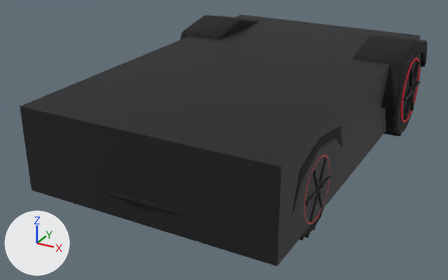
The glTF model assets/models/vehicles/CRX1_interceptor_stealth.glb, before and after one commit.
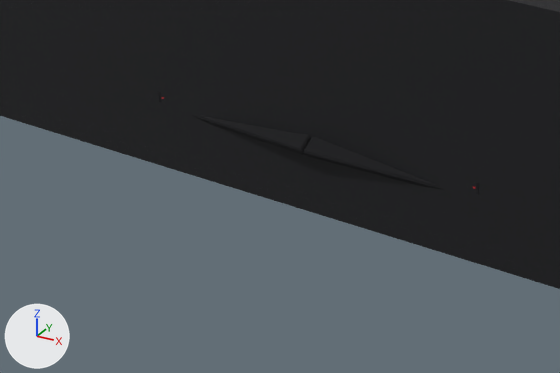
The first picture shows the older version from a 50 mm lens placed at (4.01, -8.26, 4.16), pointed at (-0.28, -0.46, 0.26). The close-ups show the older and then the newer version on the part from 7% to 51% of the width and 54% to 100% of the height of that picture. Only the edits that show in the close-ups are written down. The lights are fixed; the arrows at lower left show +X, +Y and +Z. Where no turn or scale is listed for an object, it has been applied to the vertices.

Objects in the first close-up: 'X1_body_COL', 'X1_nose_facet_L', 'X1_nose_facet_R'.
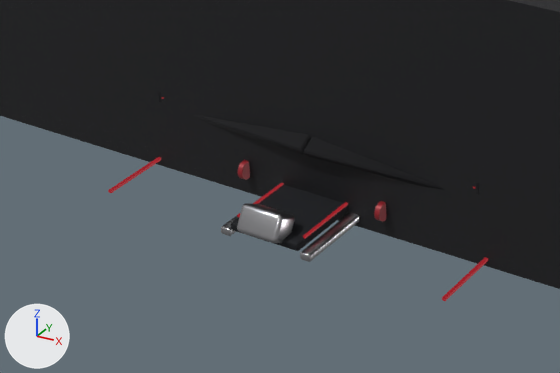
Where the newer file only moved an object's origin or applied its transform, the numbers keep the older frame.

Location of each change, [x1, y1, x2, y2] in pixels of the close-ups (560 x 373 px):
'X1_sled_deck', added: after [231, 185, 348, 251]
'X1_sled_chock', added: after [237, 203, 295, 243]
'X1_bay_rail1', added: after [300, 213, 359, 262]
'X1_bay_light1', added: after [442, 257, 488, 301]
'X1_bay_light-1', added: after [108, 157, 161, 193]
'X1_sled_glow1', added: after [303, 202, 348, 239]
'X1_towhook1', added: after [374, 201, 386, 222]
'X1_towhook-1', added: after [238, 160, 250, 180]
'X1_bay_rail-1', added: after [221, 190, 271, 236]
'X1_sled_glow-1', added: after [237, 183, 284, 217]
'X1_nose_facet_L', unchanged, covered by the edit: before [304, 136, 445, 190]
'X1_nose_facet_L_bay', unchanged, uncovered by the edit: after [304, 136, 445, 190]
'X1_nose_facet_R_bay', unchanged, uncovered by the edit: after [192, 115, 310, 155]
'X1_nose_facet_R', unchanged, covered by the edit: before [192, 115, 310, 155]

The change, as a list of edits to the scene's bpy script:
```text
Add ob_x1_bay_rail_1:
    ob_x1_bay_rail_1 = bpy.data.objects.new('X1_bay_rail-1', me_x1_bay_rail_1)  # 96 vertices, 188 faces; spans x -0.22..-0.18, y -3.4..-1.7, z 0.22..0.26; in mat_alloy (light grey #bcbcbf)
    ob_x1_bay_rail_1.location = (0.0, 0.0, 0.0)
Add ob_x1_bay_rail1:
    ob_x1_bay_rail1 = bpy.data.objects.new('X1_bay_rail1', me_x1_bay_rail1)  # 96 vertices, 188 faces; spans x 0.18..0.22, y -3.4..-1.7, z 0.22..0.26; in mat_alloy (light grey #bcbcbf)
    ob_x1_bay_rail1.location = (0.0, 0.0, 0.0)
Add ob_x1_bay_light_1:
    ob_x1_bay_light_1 = bpy.data.objects.new('X1_bay_light-1', me_x1_bay_light_1)  # 8 vertices, 12 faces; spans x -0.85..-0.83, y -3.38..-1.72, z 0.23..0.24
    ob_x1_bay_light_1.location = (0.0, 0.0, 0.0)
Add ob_x1_bay_light1:
    ob_x1_bay_light1 = bpy.data.objects.new('X1_bay_light1', me_x1_bay_light1)  # 8 vertices, 12 faces; spans x 0.83..0.85, y -3.38..-1.72, z 0.23..0.24
    ob_x1_bay_light1.location = (0.0, 0.0, 0.0)
Add ob_x1_sled_glow_1:
    ob_x1_sled_glow_1 = bpy.data.objects.new('X1_sled_glow-1', me_x1_sled_glow_1)  # 8 vertices, 12 faces; spans x -0.17..-0.16, y -3.35..-1.45, z 0.29..0.3
    ob_x1_sled_glow_1.location = (0.0, 0.0, 0.0)
Add ob_x1_sled_glow1:
    ob_x1_sled_glow1 = bpy.data.objects.new('X1_sled_glow1', me_x1_sled_glow1)  # 8 vertices, 12 faces; spans x 0.16..0.17, y -3.35..-1.45, z 0.29..0.3
    ob_x1_sled_glow1.location = (0.0, 0.0, 0.0)
Add ob_x1_sled_deck:
    ob_x1_sled_deck = bpy.data.objects.new('X1_sled_deck', me_x1_sled_deck)  # 96 vertices, 188 faces; spans x -0.17..0.17, y -3.4..-1.4, z 0.26..0.3
    ob_x1_sled_deck.location = (0.0, 0.0, 0.0)
Add ob_x1_sled_chock:
    ob_x1_sled_chock = bpy.data.objects.new('X1_sled_chock', me_x1_sled_chock)  # 96 vertices, 188 faces; spans x -0.1..0.1, y -3.455..-3.305, z 0.255..0.405; in mat_alloy (light grey #bcbcbf)
    ob_x1_sled_chock.location = (0.0, 0.0, 0.0)
Add ob_x1_towhook_1:
    ob_x1_towhook_1 = bpy.data.objects.new('X1_towhook-1', me_x1_towhook_1)  # 64 vertices, 124 faces; spans x -0.362..-0.338, y -3.102..-3.018, z 0.278..0.362; in mat_accent (red #951d27)
    ob_x1_towhook_1.location = (0.0, 0.0, 0.0)
Add ob_x1_towhook1:
    ob_x1_towhook1 = bpy.data.objects.new('X1_towhook1', me_x1_towhook1)  # 64 vertices, 124 faces; spans x 0.338..0.362, y -3.102..-3.018, z 0.278..0.362; in mat_accent (red #951d27)
    ob_x1_towhook1.location = (0.0, 0.0, 0.0)
```
